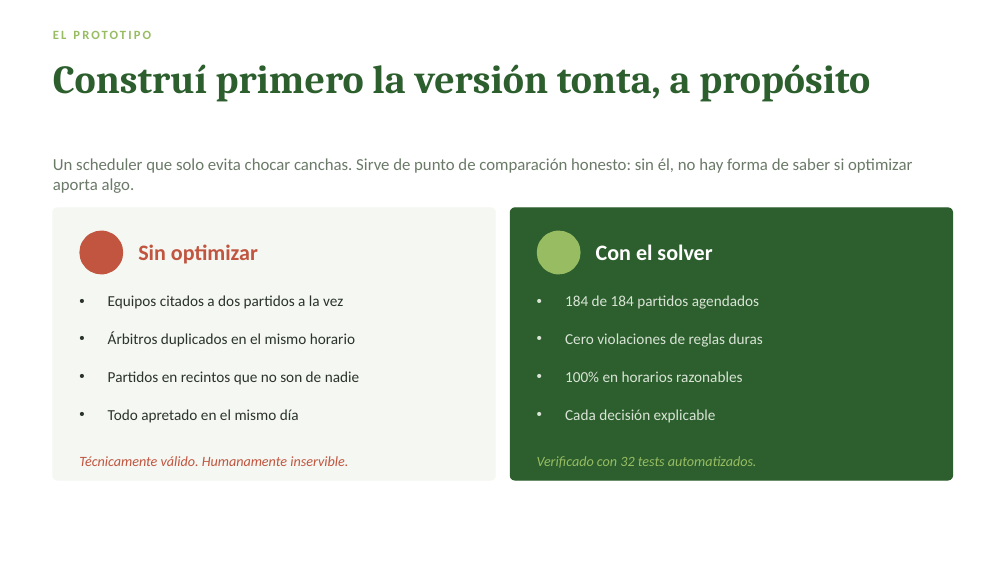
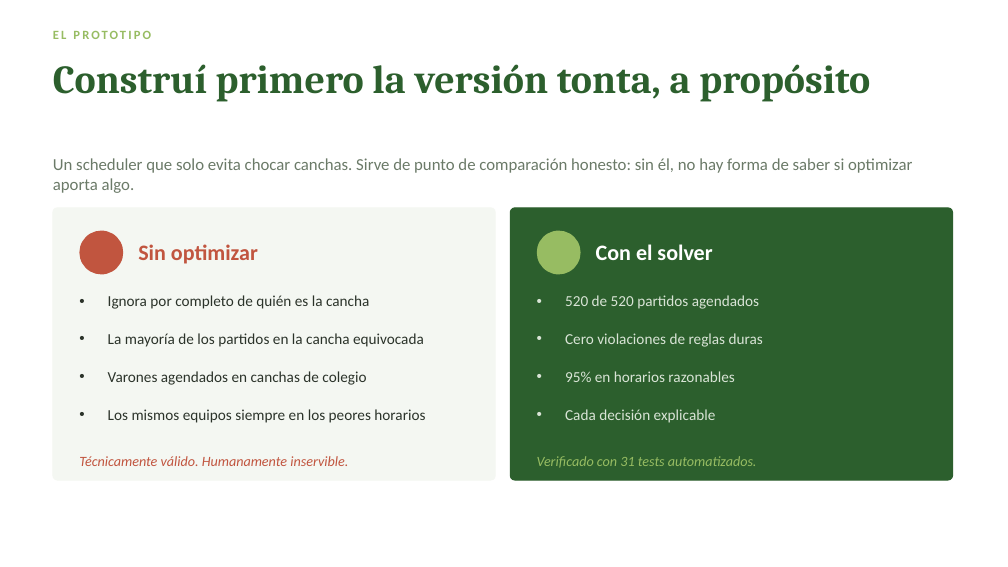
Before and after one commit to Panchoapc/hockey-planner, a slide deck: slide 14 of Caso-Practico-WhereX-Francisco-Pieper.pptx. Drawn at 1008x567 pixels with LibreOffice and Linux fonts; fonts in the diff are those of the drawing. Boxes give left, top, right and bottom in pixels: in the first picture for what was removed or moved away, otherwise in the second. Text is boxed around its words. In the diff, an @@ line names an element or a change of style, - is before the commit and + after.

```diff
--- a/Caso-Practico-WhereX-Francisco-Pieper.pptx
+++ b/Caso-Practico-WhereX-Francisco-Pieper.pptx
@@ text at <box>108,295,369,309</box>: text changed @@
-• Equipos citados a dos partidos a la vez
+• Ignora por completo de quién es la cancha
@@ text at <box>565,295,759,309</box>: text changed @@
-• 184 de 184 partidos agendados
+• 520 de 520 partidos agendados
@@ text at <box>108,333,424,347</box>: text changed @@
-• Árbitros duplicados en el mismo horario
+• La mayoría de los partidos en la cancha equivocada
@@ text at <box>108,371,366,385</box>: text changed @@
-• Partidos en recintos que no son de nadie
+• Varones agendados en canchas de colegio
@@ text at <box>565,371,734,382</box>: text changed @@
-• 100% en horarios razonables
+• 95% en horarios razonables
@@ text at <box>108,409,425,423</box>: text changed @@
-• Todo apretado en el mismo día
+• Los mismos equipos siempre en los peores horarios
@@ text at <box>537,456,757,468</box>: text changed @@
-Verificado con 32 tests automatizados.
+Verificado con 31 tests automatizados.
```
Also in this commit, not shown: 1 other slide changed, 6 other files.
